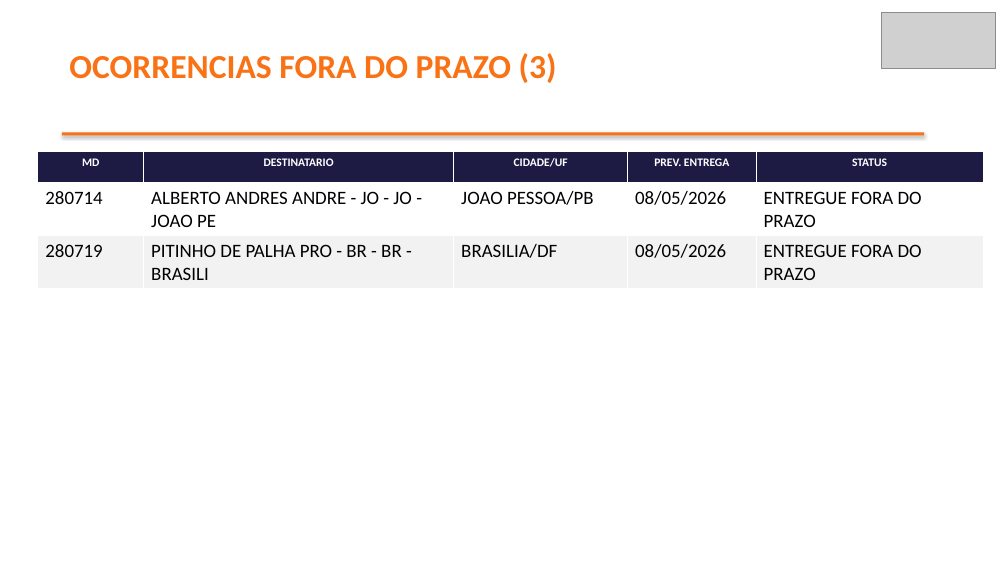
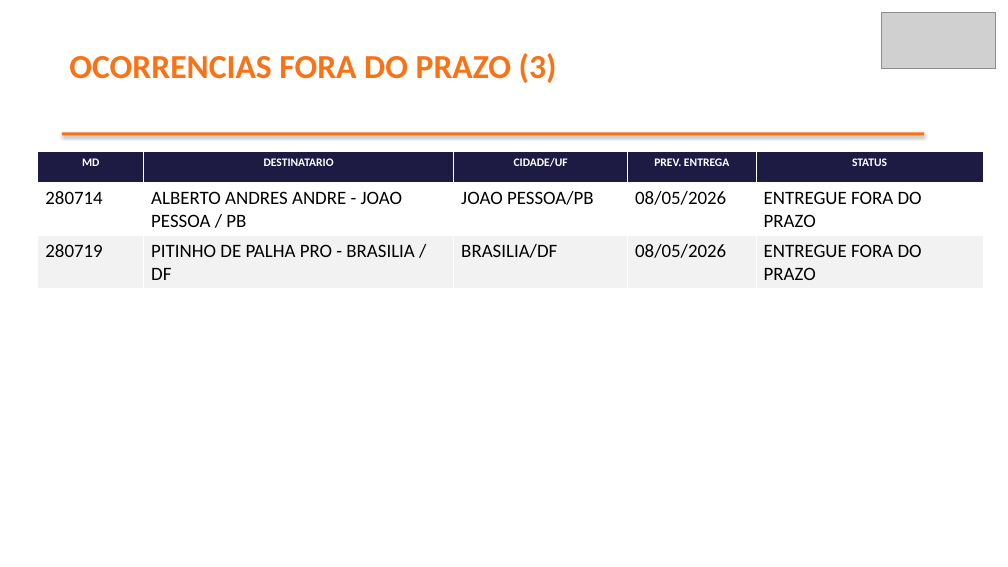
Before and after one commit to brendaelicia-sketch/PortoEX, a slide deck: slide 4 of pptx/maio_2026/MRCEGLIA_IMPORTACAO_E_SERVICOS.pptx. Drawn at 1008x567 pixels with LibreOffice and Linux fonts; fonts in the diff are those of the drawing; grey boxes stand for pictures. Boxes give left, top, right and bottom in pixels: in the first picture for what was removed or moved away, otherwise in the second. Text is boxed around its words. In the diff, an @@ line names an element or a change of style, - is before the commit and + after.

```diff
--- a/pptx/maio_2026/MRCEGLIA_IMPORTACAO_E_SERVICOS.pptx
+++ b/pptx/maio_2026/MRCEGLIA_IMPORTACAO_E_SERVICOS.pptx
@@ table at (38, 151, 983, 284) @@
-row 2, column 2: ALBERTO ANDRES ANDRE - JO - JO - JOAO PE
+row 2, column 2: ALBERTO ANDRES ANDRE - JOAO PESSOA / PB
-row 3, column 2: PITINHO DE PALHA PRO - BR - BR - BRASILI
+row 3, column 2: PITINHO DE PALHA PRO - BRASILIA / DF
```
Also in this commit, not shown: 3 other slides changed, 1 slide added, 1 slide removed.
